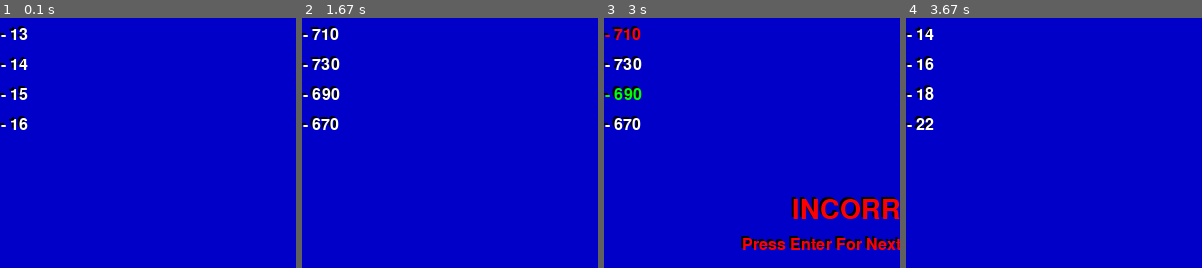
Above: before the commit, frames 1-4 (left to right).
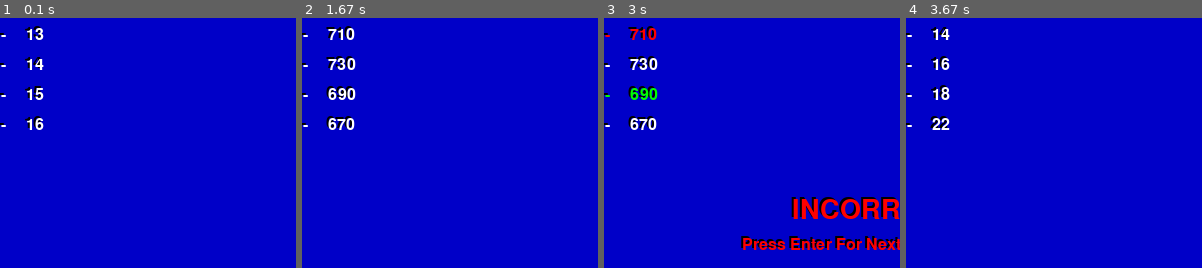
Above: after the commit, the same moments.

Repository: DeepNoceans/PythonPrograms
Game: pygame game, started from Pygame!/TriviaGame.py
The game is run twice, just before and just after one commit, with the same random seed, the same clock (stepped at 60 frames per second) and the same inputs.
Inputs:
- Up to frame 1 (0.1 s): no input
- Up to frame 2 (1.67 s): tap 4 at 0.33 s; tap Enter at 0.67 s; hold 4 1-1.47 s; tap Space at 1.5 s
- Up to frame 3 (3 s): tap 1 at 2.83 s
- Up to frame 4 (3.67 s): tap Space at 3.23, 3.53 s
The pictures show only the part of the screen within x 5-55%, y 40-90%; the shares and areas given below are measured in that part.

The runs differ from the first frame. In frame 1, 1.8% of the frame differs, in the area x 3-15%, y 3-45%; in frame 2, 2.7%, in the area x 2-19%, y 3-45%; in frame 3, 2.7%; in frame 4, 2.0%.

Commit message:
asdfasf
asdfasdf

Diff:
--- a/Pygame!/Identical.py
+++ /dev/null
@@ -1,138 +0,0 @@
-
-import sys
-import pygame
-from pygame.locals import *
-
-
-class Trivia(object):
-    def __init__(self, filename):
-        self.data = []
-        self.current = 0
-        self.total = 0
-        self.correct = 0
-        self.score = 0
-        self.scored = False
-        self.failed = False
-        self.wronganswer = 0
-        self.colors = [white, white, white, white]
-
-        #read trivia data from file
-        f = open(filename, "r")
-        trivia_data = f.readlines()
-        f.close()
-
-        #count and clean up trivia data
-        for text_line in trivia_data:
-            self.data.append(text_line.strip())
-            self.total += 1
-
-    def show_question(self):
-        print_text(font1, 210, 5, "TRIVIA GAME")
-        print_text(font2, 190, 500-20, "Press Keys (1-4) To Answer", purple)
-        print_text(font2, 530, 5, "SCORE", purple)
-        print_text(font2, 550, 25, str(self.score), purple)
-
-        #get correct answer out of data (first)
-        self.correct = int(self.data[self.current+5])
-
-        #display question
-        question = self.current // 6 + 1
-        print_text(font1, 5, 80, "QUESTION " + str(question))
-        print_text(font2, 20, 120, self.data[self.current], yellow)
-
-        #respond to correct answer
-        if self.scored:
-            self.colors = [white, white, white, white]
-            self.colors[self.correct-1] = green
-            print_text(font1, 230, 380, "CORRECT!", green)
-            print_text(font2, 170, 420, "Press Enter For Next Question", green)
-        elif self.failed:
-            self.colors = [white, white, white, white]
-            self.colors[self.wronganswer-1] = red
-            self.colors[self.correct-1] = green
-            print_text(font1, 220, 380, "INCORRECT!", red)
-            print_text(font2, 170, 420, "Press Enter For Next Question", red)
-
-        #display answers
-        print_text(font1, 5, 170, "ANSWERS")
-        print_text(font2, 20, 210, "1 - " +
-                   self.data[self.current+1], self.colors[0])
-        print_text(font2, 20, 240, "2 - " +
-                   self.data[self.current+2], self.colors[1])
-        print_text(font2, 20, 270, "3 - " +
-                   self.data[self.current+3], self.colors[2])
-        print_text(font2, 20, 300, "4 - " +
-                   self.data[self.current+4], self.colors[3])
-
-    def handle_input(self, number):
-        if not self.scored and not self.failed:
-            if number == self.correct:
-                self.scored = True
-                self.score += 1
-            else:
-                self.failed = True
-                self.wronganswer = number
-
-    def next_question(self):
-        if self.scored or self.failed:
-            self.scored = False
-            self.failed = False
-            self.correct = 0
-            self.colors = [white, white, white, white]
-            self.current += 6
-            if self.current >= self.total:
-                self.current = 0
-
-
-def print_text(font, x, y, text, color=(255, 255, 255), shadow=True):
-    if shadow:
-        imgText = font.render(text, True, (0, 0, 0))
-        screen.blit(imgText, (x-2, y-2))
-    imgText = font.render(text, True, color)
-    screen.blit(imgText, (x, y))
-
-
-#main program begins
-pygame.init()
-screen = pygame.display.set_mode((600, 500))
-pygame.display.set_caption("The Trivia Game")
-font1 = pygame.font.Font(None, 40)
-font2 = pygame.font.Font(None, 24)
-white = 255, 255, 255
-cyan = 0, 255, 255
-yellow = 255, 255, 0
-purple = 255, 0, 255
-green = 0, 255, 0
-red = 255, 0, 0
-
-#load the trivia data file
-trivia = Trivia("Trivia_Data.txt")
-
-#repeating loop
-while True:
-    for event in pygame.event.get():
-        if event.type == QUIT:
-            sys.exit()
-        elif event.type == KEYUP:
-            if event.key == pygame.K_ESCAPE:
-                sys.exit()
-            elif event.key == pygame.K_1:
-                trivia.handle_input(1)
-            elif event.key == pygame.K_2:
-                trivia.handle_input(2)
-            elif event.key == pygame.K_3:
-                trivia.handle_input(3)
-            elif event.key == pygame.K_4:
-                trivia.handle_input(4)
-            elif event.key == pygame.K_RETURN or event.key == pygame.K_SPACE:
-
-                trivia.next_question()
-
-    #clear the screen
-    screen.fill((0, 0, 200))
-
-    #display trivia data
-    trivia.show_question()
-
-    #update the display
-    pygame.display.update()
--- a/Pygame!/PygameBasics/Pygame6_Pie.py
+++ b/Pygame!/PygameBasics/Pygame6_Pie.py
@@ -79,8 +79,8 @@
         start_angle = math.radians(270)
         end_angle = math.radians(360)
         pygame.draw.arc(screen, color, position, start_angle, end_angle, width)
-        pygame.draw.line(screen, color, (x, y), (x, y-radius), width)
-        pygame.draw.line(screen, color, (x, y), (x-radius, y), width)
+        pygame.draw.line(screen, color, (x, y), (x, y+radius), width)
+        pygame.draw.line(screen, color, (x, y), (x+radius, y), width)
 
     if p1 and p2 and p3 and p4:
         color = 0,255,0
--- a/Pygame!/TriviaGame.py
+++ b/Pygame!/TriviaGame.py
@@ -5,6 +5,8 @@
 
 
 class Trivia(object):
+
+
     def __init__(self, filename):
         self.data = []
         self.current = 0
@@ -15,6 +17,7 @@
         self.failed = False
         self.wronganswer = 0
         self.colors = [white, white, white, white]
+        self.counter = 0
 
         #read trivia data from file
         f = open(filename, "r")
@@ -32,40 +35,48 @@
         print_text(font2, 530, 5, "SCORE", purple)
         print_text(font2, 550, 25, str(self.score), purple)
 
-        #get correct answer out of data (first)
-        self.correct = int(self.data[self.current+5])
 
-        #display question
-        question = self.current // 6 + 1
-        print_text(font1, 5, 80, "QUESTION " + str(question))
-        print_text(font2, 20, 120, self.data[self.current], yellow)
+        if self.counter != 10:
 
-        #respond to correct answer
-        if self.scored:
-            self.colors = [white, white, white, white]
-            self.colors[self.correct-1] = green
-            print_text(font1, 230, 380, "CORRECT!", green)
-            if counter != 10:
+
+            #get correct answer out of data (first)
+            self.correct = int(self.data[self.current+5])
+
+            #display question
+            question = self.current // 6 + 1
+            print_text(font1, 5, 80, "QUESTION " + str(question))
+            print_text(font2, 20, 120, self.data[self.current], yellow)
+
+            #respond to correct answer
+            if self.scored:
+                self.colors = [white, white, white, white]
+                self.colors[self.correct-1] = green
+                print_text(font1, 230, 380, "CORRECT!", green)
+
                 print_text(font2, 170, 420, "Press Enter For Next Question", green)
-        elif self.failed:
-            self.colors = [white, white, white, white]
-            self.colors[self.wronganswer-1] = red
-            self.colors[self.correct-1] = green
-            print_text(font1, 220, 380, "INCORRECT!", red)
-            if counter != 10:
+            elif self.failed:
+                self.colors = [white, white, white, white]
+                self.colors[self.wronganswer-1] = red
+                self.colors[self.correct-1] = green
+                print_text(font1, 220, 380, "INCORRECT!", red)
+
                 print_text(font2, 170, 420, "Press Enter For Next Question", red)
-        if counter == 10:
-            print_text(font2, 170, 420, "Press Enter to restart game!", yellow)
-            print_text(font2, 170, 390, "Press Esc to exit the program!", yellow)
+        elif self.counter == 10:
+
+            print_text(font2, 170, 420, "Press Space to restart", yellow)
+            print_text(font2, 170, 420, "Press Escape (Esc) to quit", yellow)
+            self.counter = 0
+
+
         #display answers
         print_text(font1, 5, 170, "ANSWERS")
-        print_text(font2, 20, 210, "1 - " +
+        print_text(font2, 20, 210, "1 -     " +
                    self.data[self.current+1], self.colors[0])
-        print_text(font2, 20, 240, "2 - " +
+        print_text(font2, 20, 240, "2 -     " +
                    self.data[self.current+2], self.colors[1])
-        print_text(font2, 20, 270, "3 - " +
+        print_text(font2, 20, 270, "3 -     " +
                    self.data[self.current+3], self.colors[2])
-        print_text(font2, 20, 300, "4 - " +
+        print_text(font2, 20, 300, "4 -     " +
                    self.data[self.current+4], self.colors[3])
 
     def handle_input(self, number):
@@ -78,6 +89,7 @@
                 self.wronganswer = number
 
     def next_question(self):
+
         if self.scored or self.failed:
             self.scored = False
             self.failed = False
@@ -86,6 +98,7 @@
             self.current += 6
             if self.current >= self.total:
                 self.current = 0
+
 
 
 def print_text(font, x, y, text, color=(255, 255, 255), shadow=True):
@@ -112,7 +125,6 @@
 #load the trivia data file
 trivia = Trivia("Trivia_Data.txt")
 
-counter = 0
 #repeating loop
 while True:
     for event in pygame.event.get():
@@ -133,12 +145,13 @@
 
 
                 trivia.next_question()
-                counter += 1
 
     #clear the screen
     screen.fill((0, 0, 200))
 
     #display trivia data
+
+
     trivia.show_question()
 
     #update the display
--- a/Pygame!/Trivia_Data.txt
+++ b/Pygame!/Trivia_Data.txt
@@ -8,7 +8,7 @@
    6
    13
    16
-   22
+   23
 4
 What is 2 * 345?
    710
